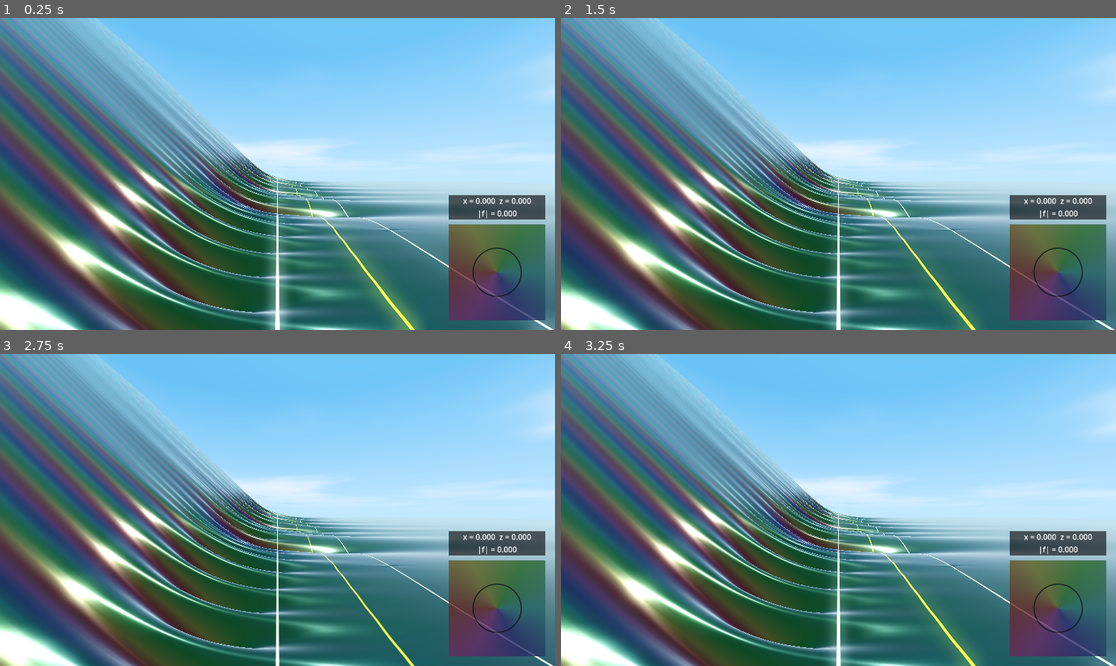
Above: before the commit, frames 1-4 (two rows, left to right).
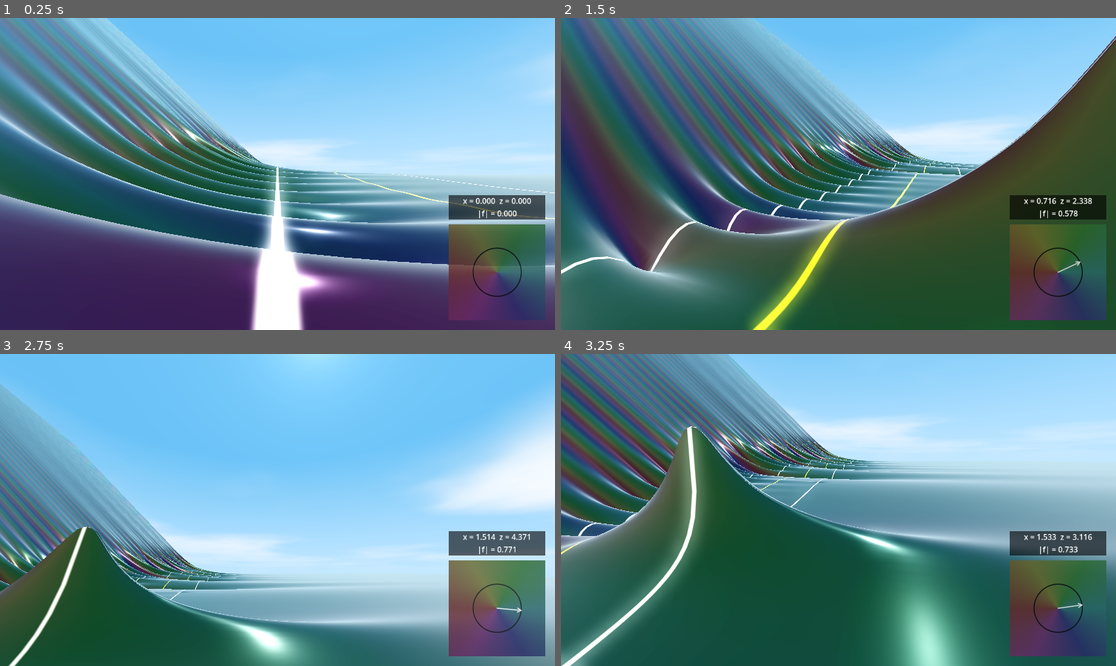
Above: after the commit, the same moments.

Repository: allanino/complex-functions-explorer
Game: Godot game, scene res://scenes/main.tscn
Two runs of this game, one before a commit and one after it. Both use one fixed random seed, a clock stepped at 60 frames per second and the inputs below.
Inputs (mouse positions are in pixels of both pictures, inside the frame that each line leads up to):
- Up to frame 1 (0.25 s): no input
- Up to frame 2 (1.5 s): tap Enter at 0.5 s; move the mouse to (960, 158) at 0.52 s; hold D (move_right) 0.53-1.28 s; hold Shift 0.53-1.28 s; tap Space at 0.77 s; move the mouse to (727, 189) at 1.27 s; hold S (move_backward) from 1.28 s (still down); tap Shift at 1.35 s
- Up to frame 3 (2.75 s): tap Space at 1.52 s; move the mouse to (333, 441) at 2.02 s; release S (move_backward) at 2.03 s; hold D (move_right) from 2.03 s (still down); hold Shift from 2.03 s (still down)
- Up to frame 4 (3.25 s): move the mouse to (810, 572) at 2.77 s; release D (move_right) at 2.78 s; release Shift at 2.78 s; hold W (move_forward) from 2.78 s (still down); tap Shift at 2.85 s; tap Space at 3.02 s

The runs differ from the first frame. In frame 1, 51% of the frame differs, in the area x 0-100%, y 0-100%; in frame 2, 75%; in frame 3, 72%; in frame 4, 80%.
Error before the commit: Parse Error: Identifier "KEY_LEFT_SHIFT" not declared in the current scope. (res://scripts/player_controller.gd:41)

Commit message:
Fix shift key

Diff:
--- a/scripts/player_controller.gd
+++ b/scripts/player_controller.gd
@@ -38,7 +38,7 @@
 
 func _physics_process(delta):
 	var current_speed = SPEED
-	if Input.is_key_pressed(KEY_LEFT_SHIFT) or Input.is_key_pressed(KEY_RIGHT_SHIFT):
+	if Input.is_key_pressed(KEY_SHIFT):
 		current_speed *= 2.0
 
 	if Input.is_key_pressed(KEY_SPACE):
